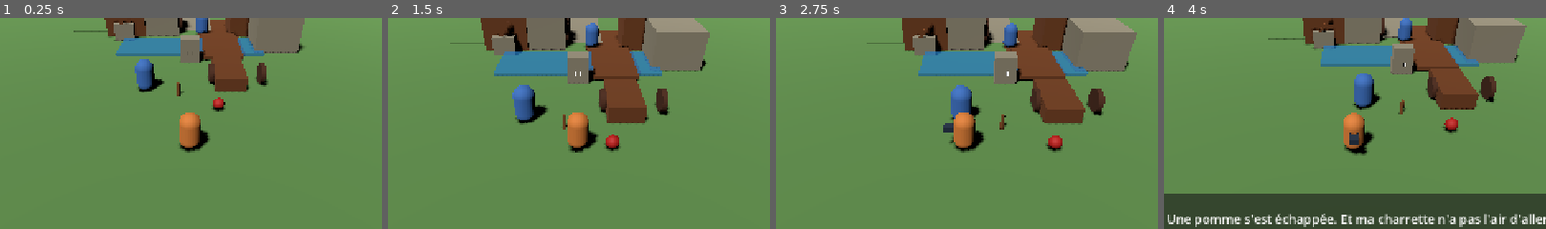
Above: before the commit, frames 1-4 (left to right).
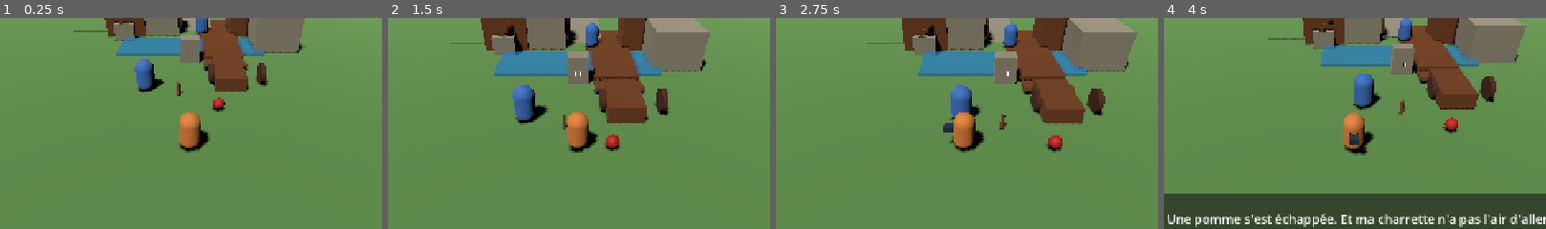
Above: after the commit, the same moments.

Repository: u2987920406-rgb/Grimoire
Game: Godot game, scene res://adventures/forgotten_valley/scenes/bootstrap.tscn
The game is run twice, just before and just after one commit, with the same random seed, the same clock (stepped at 60 frames per second) and the same inputs.
Inputs (mouse positions are % of the whole screen's width and height, from its top left):
- Up to frame 1 (0.25 s): no input
- Up to frame 2 (1.5 s): tap Enter at 0.5 s; move the mouse to (45, 69) at 0.52 s; hold W (move_forward) 0.53-1.25 s; hold Q (drop_object) 0.53-1.25 s; click (45, 69) at 0.67 s; drag from (80, 64) to (45, 69) at 1.27 s
- Up to frame 3 (2.75 s): tap Space at 2 s; move the mouse to (20, 34) at 2.02 s; hold A (move_left) from 2.03 s (still down); hold F (throw_object) from 2.03 s (still down)
- Up to frame 4 (4 s): release A (move_left) at 2.75 s; release F (throw_object) at 2.75 s; drag from (55, 49) to (20, 34) at 2.77 s; tap Enter at 3.5 s; move the mouse to (35, 24) at 3.52 s; hold S (move_back) from 3.53 s (still down); hold E (interact) from 3.53 s (still down)
The pictures show only the part of the screen within x 25-75%, y 27-77%; the shares and areas given below are measured in that part.

The runs differ from the first frame. In frame 1, 0.2% of the frame differs, in the area x 53-65%, y 3-26%; in frame 2, 0.3%, in the area x 53-68%, y 9-37%; in frame 3, 0.3%; in frame 4, 0.2%.

Commit message:
fix(valley): make bridge traversable and river require bridge crossing

Diff:
--- a/adventures/forgotten_valley/scenes/bootstrap.tscn
+++ b/adventures/forgotten_valley/scenes/bootstrap.tscn
@@ -141,6 +141,18 @@
 [sub_resource type="BoxShape3D" id="BoxShape_bridge"]
 size = Vector3(2.6, 0.22, 4.4)
 
+[sub_resource type="BoxMesh" id="BoxMesh_bridge_ramp"]
+size = Vector3(2.6, 0.16, 1.6)
+
+[sub_resource type="BoxShape3D" id="BoxShape_bridge_ramp"]
+size = Vector3(2.6, 0.16, 1.6)
+
+[sub_resource type="BoxShape3D" id="BoxShape_river_block_left"]
+size = Vector3(5.9, 1.4, 3.2)
+
+[sub_resource type="BoxShape3D" id="BoxShape_river_block_right"]
+size = Vector3(1.5, 1.4, 3.2)
+
 [sub_resource type="BoxMesh" id="BoxMesh_building"]
 size = Vector3(3.0, 2.4, 3.0)
 
@@ -298,6 +310,40 @@
 
 [node name="Collision" type="CollisionShape3D" parent="Bridge"]
 shape = SubResource("BoxShape_bridge")
+
+[node name="RampSouth" type="StaticBody3D" parent="."]
+position = Vector3(2.2, 0.34, -2.25)
+rotation_degrees = Vector3(-12.0, 0, 0)
+
+[node name="Mesh" type="MeshInstance3D" parent="RampSouth"]
+mesh = SubResource("BoxMesh_bridge_ramp")
+material_override = SubResource("Material_cart")
+
+[node name="Collision" type="CollisionShape3D" parent="RampSouth"]
+shape = SubResource("BoxShape_bridge_ramp")
+
+[node name="RampNorth" type="StaticBody3D" parent="."]
+position = Vector3(2.2, 0.34, -8.15)
+rotation_degrees = Vector3(12.0, 0, 0)
+
+[node name="Mesh" type="MeshInstance3D" parent="RampNorth"]
+mesh = SubResource("BoxMesh_bridge_ramp")
+material_override = SubResource("Material_cart")
+
+[node name="Collision" type="CollisionShape3D" parent="RampNorth"]
+shape = SubResource("BoxShape_bridge_ramp")
+
+[node name="RiverBlockLeft" type="StaticBody3D" parent="."]
+position = Vector3(-2.05, 0.9, -5.2)
+
+[node name="Collision" type="CollisionShape3D" parent="RiverBlockLeft"]
+shape = SubResource("BoxShape_river_block_left")
+
+[node name="RiverBlockRight" type="StaticBody3D" parent="."]
+position = Vector3(4.25, 0.9, -5.2)
+
+[node name="Collision" type="CollisionShape3D" parent="RiverBlockRight"]
+shape = SubResource("BoxShape_river_block_right")
 
 [node name="CartOwner" type="StaticBody3D" parent="."]
 position = Vector3(-2.4, 1.0, 0.7)
